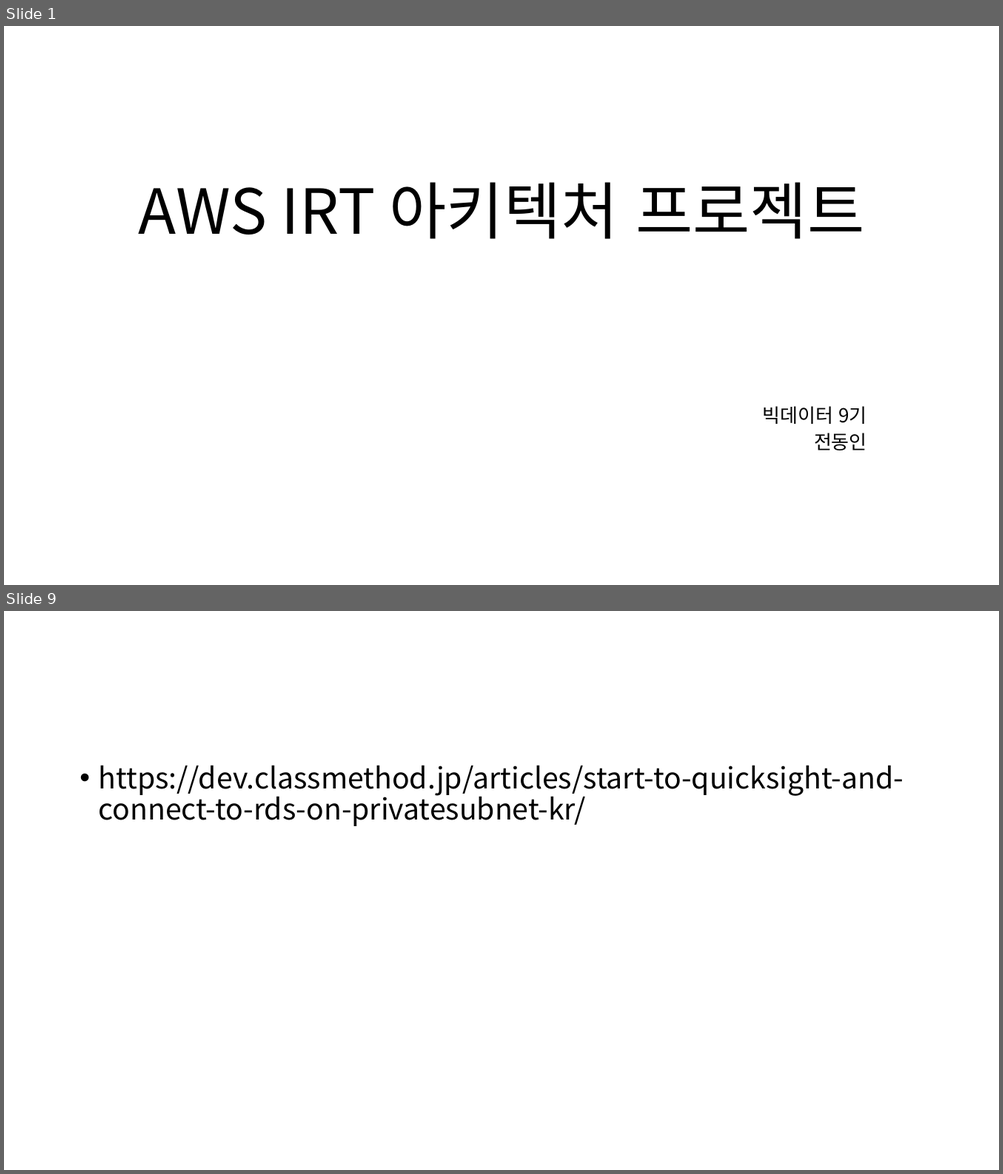
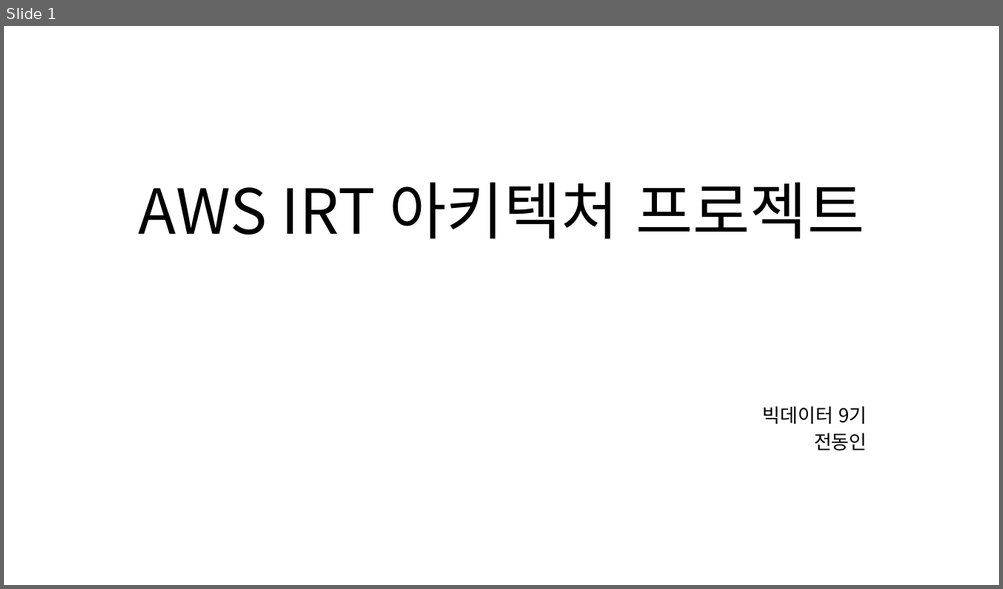
Before and after one commit to DonginJeon/Project, a slide deck: Personal/IRT_AWS/AWS IRT 아키텍처 프로젝트.pptx. Shown one above the other, each under a label of ours: slides 1 and 9 before the commit, slide 1 after it; the slides between them are not shown. The pictures are 1003x1174 and 1003x589 pixels, drawn with LibreOffice and Linux fonts; fonts in the diff are those of the drawing. Boxes give left, top, right and bottom in pixels: in the first picture for what was removed or moved away, otherwise in the second. Text is boxed around its words. In the diff, an @@ line names an element or a change of style, - is before the commit and + after.

```diff
--- a/Personal/IRT_AWS/AWS IRT 아키텍처 프로젝트.pptx
+++ b/Personal/IRT_AWS/AWS IRT 아키텍처 프로젝트.pptx
@@ slide 9 removed at [4, 611, 999, 1170], background #FFFFFF @@
@@ text removed at [99, 765, 904, 826] @@
-• https://dev.classmethod.jp/articles/start-to-quicksight-and-connect-to-rds-on-privatesubnet-kr/
```
Also in this commit, not shown: 5 slides changed, 8 slides added, 2 other slides removed, 56 other files.
